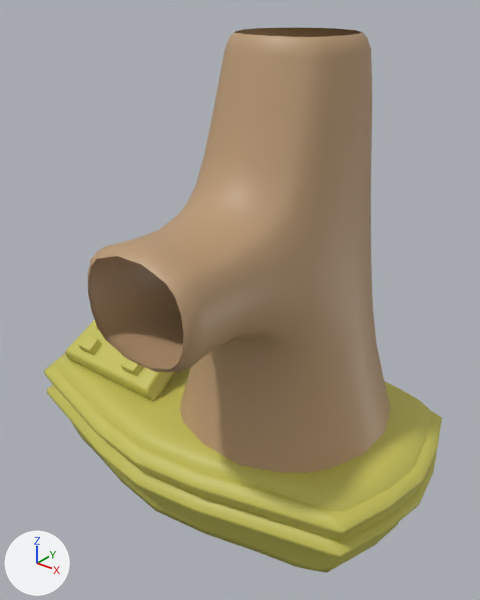
Two versions of the FBX model Assets/Meshes/Appliances/Appliances_Slicer.fbx, one commit apart.
The view is the same before and after, from a camera (50 mm lens) standing at (1.265, -1.535, 1.597) and looking at (0.078, -0.051, 0.677). Arrows for +X, +Y and +Z are at lower left; the lights stay in place. Both versions are drawn at frame 46 of the action 'Take 001'; the numbers are the values there.

Script lines for the objects in view, before the commit:
```python
me_mesh = bpy.data.meshes.new('Mesh')
me_mesh.from_pydata(...)  # 1392 vertices, 1314 faces; spans x -72.5..72.5, y -58.0..58.0, z -47.1..47.1
me_mesh.materials.append(mat_blend_slice_cut_mat)  # yellow #c6c059
me_mesh_001 = bpy.data.meshes.new('Mesh.001')
me_mesh_001.from_pydata(...)  # 52 vertices, 45 faces; spans x -3.49..3.49, y -3.02..3.02, z -3.29..3.29
me_mesh_001.materials.append(mat_blend_slice_cut_mat)  # yellow #c6c059
me_mesh_002 = bpy.data.meshes.new('Mesh.002')
me_mesh_002.from_pydata(...)  # 52 vertices, 45 faces; spans x -3.49..3.49, y -3.02..3.02, z -3.29..3.29
me_mesh_002.materials.append(mat_blend_slice_cut_mat)  # yellow #c6c059
me_mesh_003 = bpy.data.meshes.new('Mesh.003')
me_mesh_003.from_pydata(...)  # 384 vertices, 358 faces; spans x -34.7..34.7, y -59.8..59.8, z -48.8..48.8
me_mesh_003.materials.append(mat_glass_mat)  # brown #bc9b75
ob_base = bpy.data.objects.new('Base', me_mesh)
ob_base.parent = ob_slicer
ob_base.location = (0.145, 57.97, 1.216)
ob_glass = bpy.data.objects.new('Glass', me_mesh_003)
ob_glass.parent = ob_slicer
ob_glass.location = (23.36, 87.38, 15.77)
ob_left_button = bpy.data.objects.new('Left_Button', me_mesh_002)
ob_left_button.parent = ob_slicer
ob_left_button.location = (-45.3, 41.03, 25.45)
ob_right_button = bpy.data.objects.new('Right_Button', me_mesh_001)
ob_right_button.parent = ob_slicer
ob_right_button.location = (-23.02, 41.03, 25.45)
ob_slicer = bpy.data.objects.new('Slicer', None)
ob_slicer.parent = ob_gameassets
ob_slicer.location = (0.0, 0.0, -1.047)
```
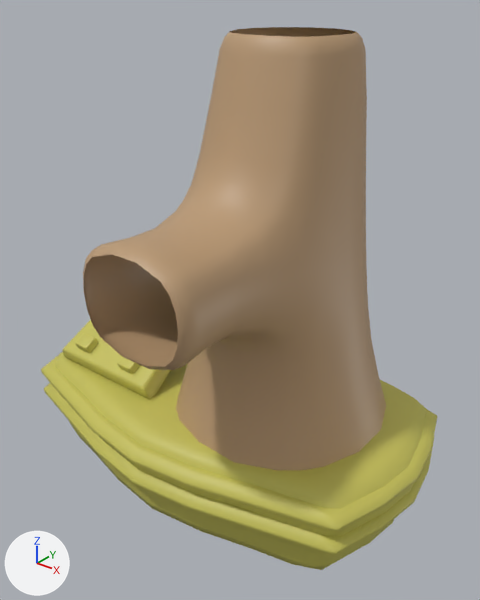
ob_slicer is not drawn itself; it is the parent of ob_base, ob_glass, ob_fan_02, ob_fan_01, ob_left_button, ob_right_button, ob_bottomblade, ob_topblade.

What differs and where, as boxes [x1, y1, x2, y2] in the pictures (480 x 600 px):
```json
{"object": "Glass", "change": "moved", "before": [88, 27, 391, 473], "after": [83, 27, 386, 471]}
{"object": "Base", "change": "moved", "before": [44, 320, 442, 573], "after": [41, 320, 437, 570]}
{"object": "Left_Button", "change": "moved", "before": [78, 334, 102, 355], "after": [75, 333, 99, 353]}
{"object": "Right_Button", "change": "moved", "before": [120, 358, 144, 376], "after": [117, 356, 140, 374]}
```

Scene script edits in JSON lines:
```json
{"op": "set", "path": "ob_base.location", "old": "(0.145, 57.97, 1.216)", "new": "(-1.517, 57.97, 0.168)"}
{"op": "set", "path": "ob_glass.location", "old": "(23.36, 87.38, 15.77)", "new": "(21.7, 87.38, 14.72)"}
{"op": "set", "path": "ob_left_button.location", "old": "(-45.3, 41.03, 25.45)", "new": "(-46.96, 41.03, 24.41)"}
{"op": "set", "path": "ob_right_button.location", "old": "(-23.02, 41.03, 25.45)", "new": "(-24.68, 41.03, 24.41)"}
{"op": "set", "path": "ob_slicer.location", "old": "(0.0, 0.0, -1.047)", "new": "(0.0, 0.0, 0.0)"}
```
